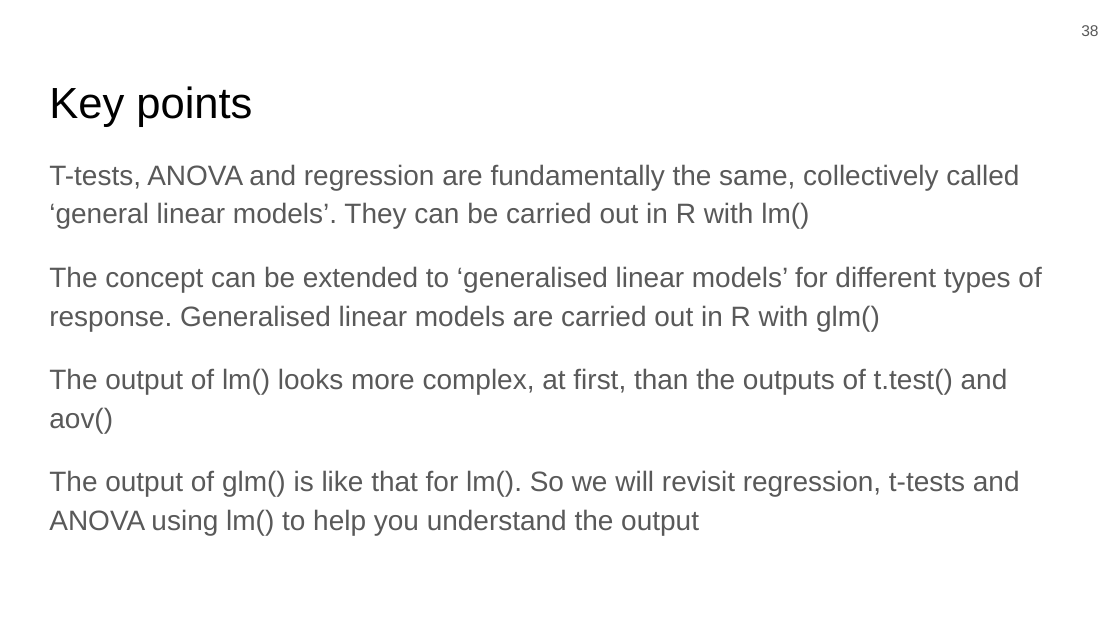
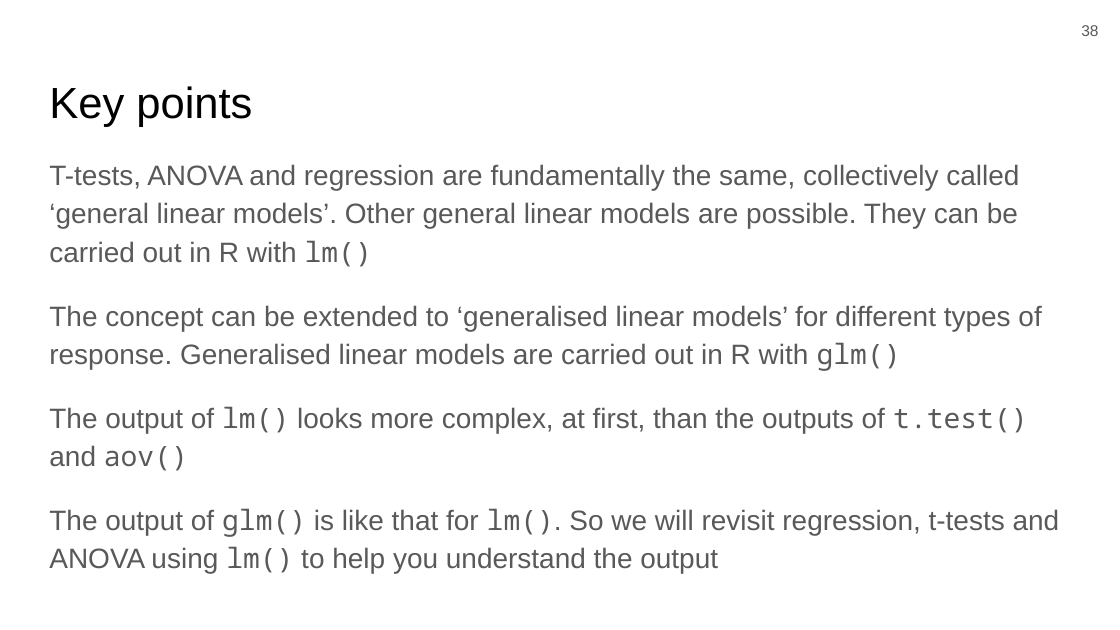
Before and after one commit to 3mmaRand/58I_quant_and_comp_2019, a slide deck: slide 38 of slides/introduction_2019.pptx. Drawn at 1120x630 pixels with LibreOffice and Linux fonts; fonts in the diff are those of the drawing; background and template pictures are left out. Boxes give left, top, right and bottom in pixels: in the first picture for what was removed or moved away, otherwise in the second. Text is boxed around its words. In the diff, an @@ line names an element or a change of style, - is before the commit and + after.

```diff
--- a/slides/introduction_2019.pptx
+++ b/slides/introduction_2019.pptx
@@ text at bbox=[49, 164, 1019, 267]: text changed @@
-T-tests, ANOVA and regression are fundamentally the same, collectively called ‘general linear models’. They can be carried out in R with lm()
+T-tests, ANOVA and regression are fundamentally the same, collectively called ‘general linear models’. Other general linear models are possible. They can be carried out in R with lm()
@@ text at bbox=[49, 305, 1060, 574]: font Arial to Noto Sans Mono in "glm()", "lm() t.test() aov()", "glm() lm(). lm()"; more space between paragraphs @@
```
Also in this commit, not shown: 7 other slides changed, 4 other files.
